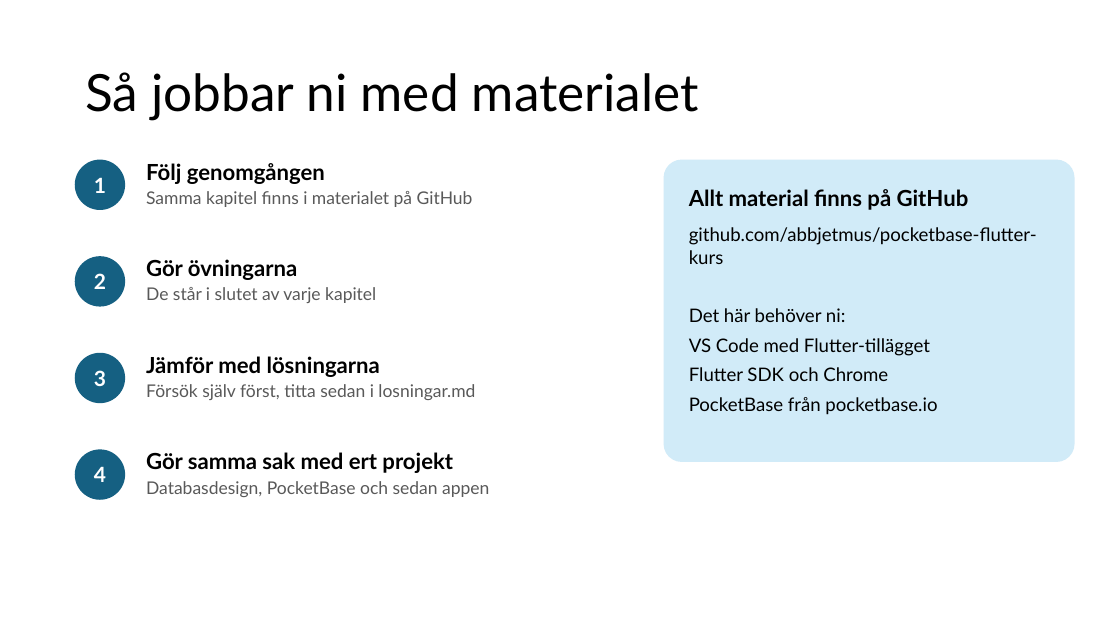
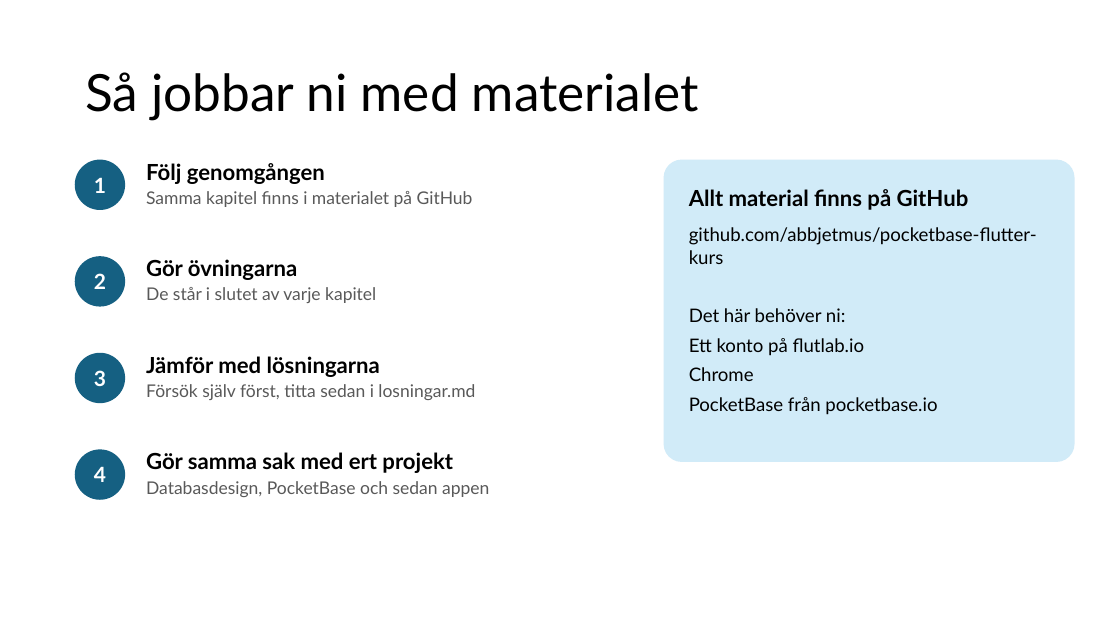
Before and after one commit to abbjetmus/pocketbase-flutter-kurs, a slide deck: slide 97 of Databaser och mobilapputveckling - sammanfattning.pptx. Drawn at 1120x630 pixels with LibreOffice and Linux fonts; fonts in the diff are those of the drawing. Boxes give left, top, right and bottom in pixels: in the first picture for what was removed or moved away, otherwise in the second. Text is boxed around its words. In the diff, an @@ line names an element or a change of style, - is before the commit and + after.

```diff
--- a/Databaser och mobilapputveckling - sammanfattning.pptx
+++ b/Databaser och mobilapputveckling - sammanfattning.pptx
@@ text at bbox=[689, 338, 864, 381]: text changed @@
-VS Code med Flutter-tillägget
-Flutter SDK och Chrome
+Ett konto på flutlab.io
+Chrome
```
Also in this commit, not shown: 5 other slides changed.
